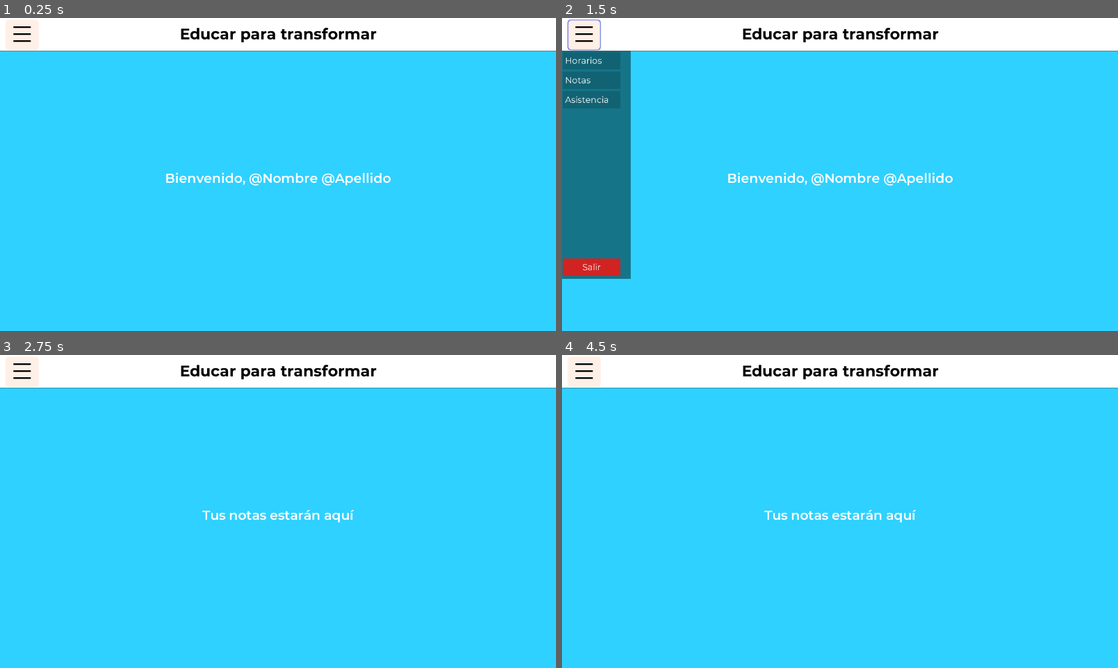
Above: before the commit, frames 1-4 (two rows, left to right).
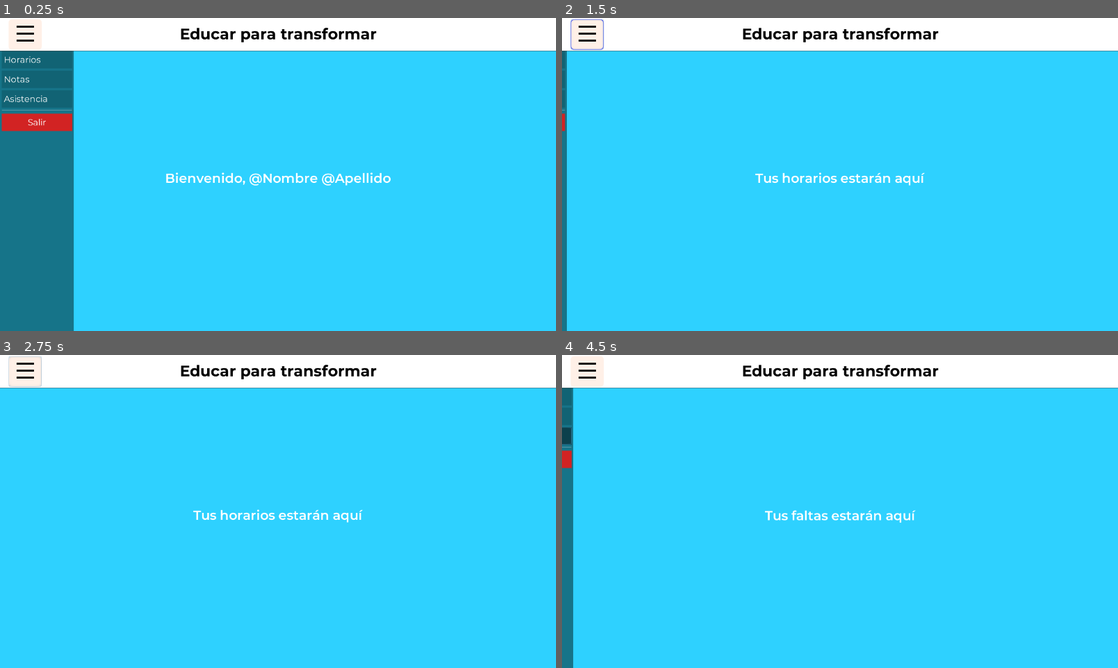
Above: after the commit, the same moments.

Repository: Matias-Barboza/DesktopAppEducarParaTransformar
Game: Godot game, scene res://Pantallas/PantallaEstudiante.tscn
The game is run twice, just before and just after one commit, with the same random seed, the same clock (stepped at 60 frames per second) and the same inputs. The project has no main scene, so this scene is started directly.
Inputs (mouse positions are in pixels of both pictures, inside the frame that each line leads up to; where the layout moved, square brackets give the same spot in the first picture):
- Up to frame 1 (0.25 s): no input
- Up to frame 2 (1.5 s): click (600, 58) at 0.5 s, where only the run after the commit has a clickable "Horarios"; click (589, 33) [584, 33] at 1.25 s
- Up to frame 3 (2.75 s): click (55, 417) at 2 s, where only the run before the commit has a clickable "Notas"
- Up to frame 4 (4.5 s): tap Enter at 2.75 s; hold Q (abc123) 2.78-3.5 s; click (600, 436) at 3.5 s, where only the run after the commit has a clickable "Asistencia"; tap Space at 4.25 s; tap Q (abc123) at 4.35 s

The runs differ from the first frame. In frame 1, 12% of the frame differs, in the area x 0-14%, y 2-100%; in frame 2, 9.6%; in frame 3, 0.6%; in frame 4, 2.2%.

Commit message:
Cambios pantallas

Diff:
--- a/Pantallas/BoletinDeNotas.tscn
+++ b/Pantallas/BoletinDeNotas.tscn
@@ -95,7 +95,7 @@
 align = 1
 valign = 1
 
-[node name="Panel2" type="Panel" parent="."]
+[node name="PanelNotas" type="Panel" parent="."]
 anchor_left = 0.064
 anchor_top = 0.127
 anchor_right = 0.935
@@ -104,9 +104,9 @@
 margin_top = -0.200005
 margin_right = -0.440063
 margin_bottom = 1.0
-custom_styles/panel = SubResource( 6 )
-
-[node name="HSeparator" type="HSeparator" parent="Panel2"]
+custom_styles/panel = SubResource( 25 )
+
+[node name="HSeparator" type="HSeparator" parent="PanelNotas"]
 anchor_left = 0.087
 anchor_top = 0.076
 anchor_right = 0.926
@@ -116,7 +116,7 @@
 margin_right = -0.06604
 margin_bottom = -0.100002
 
-[node name="HSeparator3" type="HSeparator" parent="Panel2"]
+[node name="HSeparator3" type="HSeparator" parent="PanelNotas"]
 anchor_left = 0.087
 anchor_top = 0.192
 anchor_right = 0.926
@@ -125,7 +125,7 @@
 margin_top = 0.199997
 margin_right = -0.06604
 
-[node name="HSeparator2" type="HSeparator" parent="Panel2"]
+[node name="HSeparator2" type="HSeparator" parent="PanelNotas"]
 anchor_left = 0.088
 anchor_top = 0.922
 anchor_right = 0.926
@@ -135,7 +135,7 @@
 margin_right = -0.06604
 margin_bottom = -0.150024
 
-[node name="VSeparator" type="VSeparator" parent="Panel2"]
+[node name="VSeparator" type="VSeparator" parent="PanelNotas"]
 anchor_left = 0.086
 anchor_top = 0.078
 anchor_right = 0.091
@@ -145,7 +145,7 @@
 margin_right = -0.0810013
 margin_bottom = -0.0500183
 
-[node name="VSeparator3" type="VSeparator" parent="Panel2"]
+[node name="VSeparator3" type="VSeparator" parent="PanelNotas"]
 anchor_left = 0.29
 anchor_top = 0.078
 anchor_right = 0.294
@@ -155,7 +155,7 @@
 margin_right = 0.04599
 margin_bottom = -0.0500183
 
-[node name="VSeparator4" type="VSeparator" parent="Panel2"]
+[node name="VSeparator4" type="VSeparator" parent="PanelNotas"]
 anchor_left = 0.489
 anchor_top = 0.078
 anchor_right = 0.494
@@ -165,7 +165,7 @@
 margin_right = -0.154022
 margin_bottom = -0.0500183
 
-[node name="VSeparator5" type="VSeparator" parent="Panel2"]
+[node name="VSeparator5" type="VSeparator" parent="PanelNotas"]
 anchor_left = 0.71
 anchor_top = 0.078
 anchor_right = 0.715
@@ -175,7 +175,7 @@
 margin_right = -0.0650024
 margin_bottom = -0.0500183
 
-[node name="VSeparator2" type="VSeparator" parent="Panel2"]
+[node name="VSeparator2" type="VSeparator" parent="PanelNotas"]
 anchor_left = 0.924
 anchor_top = 0.078
 anchor_right = 0.928
@@ -185,7 +185,7 @@
 margin_right = 0.151978
 margin_bottom = -41.0
 
-[node name="Label" type="Label" parent="Panel2"]
+[node name="LabelMateria" type="Label" parent="PanelNotas"]
 anchor_left = 0.088
 anchor_top = 0.079
 anchor_right = 0.29
@@ -203,7 +203,7 @@
 "_edit_use_anchors_": true
 }
 
-[node name="Label2" type="Label" parent="Panel2"]
+[node name="LabelPrimerTri" type="Label" parent="PanelNotas"]
 anchor_left = 0.291
 anchor_top = 0.079
 anchor_right = 0.491
@@ -213,16 +213,16 @@
 margin_right = -15.481
 margin_bottom = -6.37501
 custom_colors/font_color = Color( 0, 0, 0, 1 )
-custom_fonts/font = SubResource( 9 )
+custom_fonts/font = SubResource( 28 )
 text = "Primer
- cuatrimestre"
+ trimestre"
 align = 1
 valign = 1
 __meta__ = {
 "_edit_use_anchors_": true
 }
 
-[node name="Label3" type="Label" parent="Panel2"]
+[node name="LabelSegundoTri" type="Label" parent="PanelNotas"]
 anchor_left = 0.492
 anchor_top = 0.08
 anchor_right = 0.711
@@ -234,14 +234,14 @@
 custom_colors/font_color = Color( 0, 0, 0, 1 )
 custom_fonts/font = SubResource( 11 )
 text = "Segundo
- cuatrimestre"
+ trimestre"
 align = 1
 valign = 1
 __meta__ = {
 "_edit_use_anchors_": true
 }
 
-[node name="Label4" type="Label" parent="Panel2"]
+[node name="LabelTercerTri" type="Label" parent="PanelNotas"]
 anchor_left = 0.712
 anchor_top = 0.079
 anchor_right = 0.925
@@ -253,7 +253,7 @@
 custom_colors/font_color = Color( 0, 0, 0, 1 )
 custom_fonts/font = SubResource( 13 )
 text = "Tercer
- cuatrimestre"
+ trimestre"
 align = 1
 valign = 1
 __meta__ = {
--- a/Pantallas/PantallaEstudiante.tscn
+++ b/Pantallas/PantallaEstudiante.tscn
@@ -11,7 +11,7 @@
 length = 0.3
 step = 0.01
 tracks/0/type = "value"
-tracks/0/path = NodePath("PanelLateral:rect_size")
+tracks/0/path = NodePath("PanelLateral:rect_position")
 tracks/0/interp = 1
 tracks/0/loop_wrap = true
 tracks/0/imported = false
@@ -20,55 +20,7 @@
 "times": PoolRealArray( 0, 0.3 ),
 "transitions": PoolRealArray( 1, 1 ),
 "update": 0,
-"values": [ Vector2( 0, 524 ), Vector2( 258, 524 ) ]
-}
-tracks/1/type = "value"
-tracks/1/path = NodePath("PanelLateral/VBoxContainer:visible")
-tracks/1/interp = 1
-tracks/1/loop_wrap = true
-tracks/1/imported = false
-tracks/1/enabled = true
-tracks/1/keys = {
-"times": PoolRealArray( 0, 0.12 ),
-"transitions": PoolRealArray( 1, 1 ),
-"update": 1,
-"values": [ false, true ]
-}
-tracks/2/type = "value"
-tracks/2/path = NodePath("PanelLateral/VBoxContainer:rect_size")
-tracks/2/interp = 1
-tracks/2/loop_wrap = true
-tracks/2/imported = false
-tracks/2/enabled = true
-tracks/2/keys = {
-"times": PoolRealArray( 0.12, 0.3 ),
-"transitions": PoolRealArray( 1, 1 ),
-"update": 0,
-"values": [ Vector2( 66, 130 ), Vector2( 254, 130 ) ]
-}
-tracks/3/type = "value"
-tracks/3/path = NodePath("PanelLateral/ButtonSalir:visible")
-tracks/3/interp = 1
-tracks/3/loop_wrap = true
-tracks/3/imported = false
-tracks/3/enabled = true
-tracks/3/keys = {
-"times": PoolRealArray( 0, 0.12 ),
-"transitions": PoolRealArray( 1, 1 ),
-"update": 1,
-"values": [ false, true ]
-}
-tracks/4/type = "value"
-tracks/4/path = NodePath("PanelLateral/ButtonSalir:rect_size")
-tracks/4/interp = 1
-tracks/4/loop_wrap = true
-tracks/4/imported = false
-tracks/4/enabled = true
-tracks/4/keys = {
-"times": PoolRealArray( 0.12, 0.3 ),
-"transitions": PoolRealArray( 1, 1 ),
-"update": 0,
-"values": [ Vector2( 66, 40 ), Vector2( 254, 40 ) ]
+"values": [ Vector2( -260, 76 ), Vector2( 0, 76 ) ]
 }
 
 [sub_resource type="Animation" id=6]
@@ -76,7 +28,7 @@
 length = 0.3
 step = 0.01
 tracks/0/type = "value"
-tracks/0/path = NodePath("PanelLateral:rect_size")
+tracks/0/path = NodePath("PanelLateral:rect_position")
 tracks/0/interp = 1
 tracks/0/loop_wrap = true
 tracks/0/imported = false
@@ -85,55 +37,7 @@
 "times": PoolRealArray( 0, 0.3 ),
 "transitions": PoolRealArray( 1, 1 ),
 "update": 0,
-"values": [ Vector2( 258, 524 ), Vector2( 0, 524 ) ]
-}
-tracks/1/type = "value"
-tracks/1/path = NodePath("PanelLateral/VBoxContainer:visible")
-tracks/1/interp = 1
-tracks/1/loop_wrap = true
-tracks/1/imported = false
-tracks/1/enabled = true
-tracks/1/keys = {
-"times": PoolRealArray( 0, 0.18 ),
-"transitions": PoolRealArray( 1, 1 ),
-"update": 1,
-"values": [ true, false ]
-}
-tracks/2/type = "value"
-tracks/2/path = NodePath("PanelLateral/VBoxContainer:rect_size")
-tracks/2/interp = 1
-tracks/2/loop_wrap = true
-tracks/2/imported = false
-tracks/2/enabled = true
-tracks/2/keys = {
-"times": PoolRealArray( 0, 0.18 ),
-"transitions": PoolRealArray( 1, 1 ),
-"update": 0,
-"values": [ Vector2( 254, 130 ), Vector2( 66, 130 ) ]
-}
-tracks/3/type = "value"
-tracks/3/path = NodePath("PanelLateral/ButtonSalir:visible")
-tracks/3/interp = 1
-tracks/3/loop_wrap = true
-tracks/3/imported = false
-tracks/3/enabled = true
-tracks/3/keys = {
-"times": PoolRealArray( 0, 0.18 ),
-"transitions": PoolRealArray( 1, 1 ),
-"update": 1,
-"values": [ true, false ]
-}
-tracks/4/type = "value"
-tracks/4/path = NodePath("PanelLateral/ButtonSalir:rect_size")
-tracks/4/interp = 1
-tracks/4/loop_wrap = true
-tracks/4/imported = false
-tracks/4/enabled = true
-tracks/4/keys = {
-"times": PoolRealArray( 0, 0.18 ),
-"transitions": PoolRealArray( 1, 1 ),
-"update": 0,
-"values": [ Vector2( 254, 40 ), Vector2( 66, 40 ) ]
+"values": [ Vector2( 0, 76 ), Vector2( -260, 76 ) ]
 }
 
 [sub_resource type="StyleBoxFlat" id=4]
@@ -183,7 +87,35 @@
 size = 30
 font_data = ExtResource( 4 )
 
-[sub_resource type="StyleBoxFlat" id=11]
+[sub_resource type="StyleBoxFlat" id=25]
+bg_color = Color( 1, 1, 1, 1 )
+
+[sub_resource type="DynamicFont" id=26]
+size = 29
+font_data = ExtResource( 4 )
+
+[sub_resource type="DynamicFontData" id=27]
+font_path = "res://Recursos/Montserrat-SemiBold.ttf"
+
+[sub_resource type="DynamicFont" id=28]
+size = 19
+font_data = SubResource( 27 )
+
+[sub_resource type="DynamicFontData" id=10]
+font_path = "res://Recursos/Montserrat-SemiBold.ttf"
+
+[sub_resource type="DynamicFont" id=11]
+size = 19
+font_data = SubResource( 10 )
+
+[sub_resource type="DynamicFontData" id=12]
+font_path = "res://Recursos/Montserrat-SemiBold.ttf"
+
+[sub_resource type="DynamicFont" id=13]
+size = 19
+font_data = SubResource( 12 )
+
+[sub_resource type="StyleBoxFlat" id=29]
 bg_color = Color( 0.0666667, 0.376471, 0.439216, 0.823529 )
 
 [sub_resource type="DynamicFont" id=23]
@@ -257,6 +189,8 @@
 [node name="PantallaEstudiante" type="Control"]
 anchor_right = 1.0
 anchor_bottom = 1.0
+grow_horizontal = 2
+grow_vertical = 2
 script = ExtResource( 2 )
 
 [node name="ColorRectFondo" type="ColorRect" parent="."]
@@ -274,10 +208,10 @@
 custom_styles/panel = SubResource( 4 )
 
 [node name="ButtonMenuDesplegable" type="Button" parent="PanelSuperior"]
-margin_left = 13.0
-margin_top = 4.0
-margin_right = 89.0
-margin_bottom = 74.0
+margin_left = 20.0
+margin_top = 3.0
+margin_right = 96.0
+margin_bottom = 73.0
 custom_styles/hover = SubResource( 3 )
 custom_styles/pressed = SubResource( 1 )
 custom_styles/normal = SubResource( 2 )
@@ -304,14 +238,12 @@
 margin_bottom = 78.0
 
 [node name="PanelBienvenida" type="Panel" parent="."]
-anchor_left = 0.5
-anchor_top = 0.5
-anchor_right = 0.5
-anchor_bottom = 0.5
-margin_left = -511.0
-margin_top = -224.0
-margin_right = 511.0
-margin_bottom = 300.0
+anchor_right = 1.0
+anchor_bottom = 1.0
+margin_left = 449.0
+margin_top = 316.0
+margin_right = -449.0
+margin_bottom = -240.0
 custom_styles/panel = SubResource( 8 )
 
 [node name="LabelBienvenida" type="Label" parent="PanelBienvenida"]
@@ -330,14 +262,12 @@
 
 [node name="PanelHorarios" type="Panel" parent="."]
 visible = false
-anchor_left = 0.5
-anchor_top = 0.5
-anchor_right = 0.5
-anchor_bottom = 0.5
-margin_left = -511.0
-margin_top = -224.0
-margin_right = 511.0
-margin_bottom = 300.0
+anchor_right = 1.0
+anchor_bottom = 1.0
+margin_left = 449.0
+margin_top = 316.0
+margin_right = -449.0
+margin_bottom = -240.0
 custom_styles/panel = SubResource( 8 )
 
 [node name="LabelHorarios" type="Label" parent="PanelHorarios"]
@@ -356,40 +286,176 @@
 
 [node name="PanelNotas" type="Panel" parent="."]
 visible = false
-anchor_left = 0.5
-anchor_top = 0.5
-anchor_right = 0.5
-anchor_bottom = 0.5
-margin_left = -511.0
-margin_top = -224.0
-margin_right = 511.0
-margin_bottom = 300.0
-custom_styles/panel = SubResource( 8 )
-
-[node name="LabelNotas" type="Label" parent="PanelNotas"]
-anchor_left = 0.5
-anchor_top = 0.5
-anchor_right = 0.5
-anchor_bottom = 0.5
-margin_left = -174.0
-margin_top = -49.0
-margin_right = 174.0
-margin_bottom = -11.0
-custom_fonts/font = SubResource( 9 )
-text = "Tus notas estarán aquí"
-align = 1
-valign = 1
+anchor_right = 1.0
+anchor_bottom = 1.0
+margin_left = 123.344
+margin_top = 115.0
+margin_right = -125.24
+margin_bottom = -20.96
+custom_styles/panel = SubResource( 25 )
+
+[node name="HSeparator" type="HSeparator" parent="PanelNotas"]
+anchor_left = 0.087
+anchor_top = 0.076
+anchor_right = 0.926
+anchor_bottom = 0.084
+margin_left = 0.482994
+margin_top = 0.0999985
+margin_right = -0.06604
+margin_bottom = -0.100002
+
+[node name="HSeparator3" type="HSeparator" parent="PanelNotas"]
+anchor_left = 0.087
+anchor_top = 0.192
+anchor_right = 0.926
+anchor_bottom = 0.2
+margin_left = 0.482994
+margin_top = 0.199997
+margin_right = -0.06604
+
+[node name="HSeparator2" type="HSeparator" parent="PanelNotas"]
+anchor_left = 0.088
+anchor_top = 0.922
+anchor_right = 0.926
+anchor_bottom = 0.926
+margin_left = -0.408005
+margin_top = -2.05002
+margin_right = -0.06604
+margin_bottom = -0.150024
+
+[node name="VSeparator" type="VSeparator" parent="PanelNotas"]
+anchor_left = 0.086
+anchor_top = 0.078
+anchor_right = 0.091
+anchor_bottom = 0.922
+margin_left = 0.374001
+margin_top = 0.0499992
+margin_right = -0.0810013
+margin_bottom = -0.0500183
+
+[node name="VSeparator3" type="VSeparator" parent="PanelNotas"]
+anchor_left = 0.29
+anchor_top = 0.078
+anchor_right = 0.294
+anchor_bottom = 0.922
+margin_left = -0.390015
+margin_top = 0.0499992
+margin_right = 0.04599
+margin_bottom = -0.0500183
+
+[node name="VSeparator4" type="VSeparator" parent="PanelNotas"]
+anchor_left = 0.489
+anchor_top = 0.078
+anchor_right = 0.494
+anchor_bottom = 0.922
+margin_left = 0.300995
+margin_top = 0.0499992
+margin_right = -0.154022
+margin_bottom = -0.0500183
+
+[node name="VSeparator5" type="VSeparator" parent="PanelNotas"]
+anchor_left = 0.71
+anchor_top = 0.078
+anchor_right = 0.715
+anchor_bottom = 0.922
+margin_left = 0.389954
+margin_top = 0.0499992
+margin_right = -0.0650024
+margin_bottom = -0.0500183
+
+[node name="VSeparator2" type="VSeparator" parent="PanelNotas"]
+anchor_left = 0.924
+anchor_top = 0.078
+anchor_right = 0.928
+anchor_bottom = 1.0
+margin_left = -0.283997
+margin_top = 0.0499992
+margin_right = 0.151978
+margin_bottom = -41.0
+
+[node name="LabelMateria" type="Label" parent="PanelNotas"]
+anchor_left = 0.088
+anchor_top = 0.079
+anchor_right = 0.29
+anchor_bottom = 0.196
+margin_left = 5.592
+margin_top = 6.525
+margin_right = -16.39
+margin_bottom = -6.9
+custom_colors/font_color = Color( 0, 0, 0, 1 )
+custom_fonts/font = SubResource( 26 )
+text = "Materias"
+align = 1
+valign = 1
+__meta__ = {
+"_edit_use_anchors_": true
+}
+
+[node name="LabelPrimerTri" type="Label" parent="PanelNotas"]
+anchor_left = 0.291
+anchor_top = 0.079
+anchor_right = 0.491
+anchor_bottom = 0.195
+margin_left = 4.71899
+margin_top = 6.525
+margin_right = -15.481
+margin_bottom = -6.37501
+custom_colors/font_color = Color( 0, 0, 0, 1 )
+custom_fonts/font = SubResource( 28 )
+text = "Primer
+ trimestre"
+align = 1
+valign = 1
+__meta__ = {
+"_edit_use_anchors_": true
+}
+
+[node name="LabelSegundoTri" type="Label" parent="PanelNotas"]
+anchor_left = 0.492
+anchor_top = 0.08
+anchor_right = 0.711
+anchor_bottom = 0.195
+margin_left = 9.62799
+margin_top = 6.0
+margin_right = -27.501
+margin_bottom = -3.37501
+custom_colors/font_color = Color( 0, 0, 0, 1 )
+custom_fonts/font = SubResource( 11 )
+text = "Segundo
+ trimestre"
+align = 1
+valign = 1
+__meta__ = {
+"_edit_use_anchors_": true
+}
+
+[node name="LabelTercerTri" type="Label" parent="PanelNotas"]
+anchor_left = 0.712
+anchor_top = 0.079
+anchor_right = 0.925
+anchor_bottom = 0.194
+margin_left = 3.60797
+margin_top = 6.525
+margin_right = -28.175
+margin_bottom = -2.85001
+custom_colors/font_color = Color( 0, 0, 0, 1 )
+custom_fonts/font = SubResource( 13 )
+text = "Tercer
+ trimestre"
+align = 1
+valign = 1
+__meta__ = {
+"_edit_use_anchors_": true
+}
 
 [node name="PanelAsistencia" type="Panel" parent="."]
 visible = false
-anchor_left = 0.5
-anchor_top = 0.5
-anchor_right = 0.5
-anchor_bottom = 0.5
-margin_left = -511.0
-margin_top = -224.0
-margin_right = 511.0
-margin_bottom = 300.0
+anchor_right = 1.0
+anchor_bottom = 1.0
+margin_left = 449.0
+margin_top = 316.0
+margin_right = -449.0
+margin_bottom = -240.0
 custom_styles/panel = SubResource( 8 )
 
 [node name="LabelAsistencia" type="Label" parent="PanelAsistencia"]
@@ -407,21 +473,23 @@
 valign = 1
 
 [node name="PanelLateral" type="Panel" parent="."]
-anchor_bottom = 1.0
+anchor_right = 0.132
+anchor_bottom = 0.886
 margin_top = 76.0
-margin_bottom = -480.0
-custom_styles/panel = SubResource( 11 )
+margin_right = 0.559998
+margin_bottom = 123.12
+custom_styles/panel = SubResource( 29 )
 
 [node name="VBoxContainer" type="VBoxContainer" parent="PanelLateral"]
-visible = false
-margin_left = 2.0
-margin_top = 2.0
-margin_right = 103.0
-margin_bottom = 132.0
+anchor_right = 1.0
+anchor_bottom = 1.0
+margin_left = 4.0
+margin_right = -3.0
+margin_bottom = -222.0
 custom_constants/separation = 5
 
 [node name="ButtonHorarios" type="Button" parent="PanelLateral/VBoxContainer"]
-margin_right = 101.0
+margin_right = 247.0
 margin_bottom = 40.0
 rect_min_size = Vector2( 0, 40 )
 custom_colors/font_color = Color( 1, 1, 1, 1 )
@@ -430,13 +498,13 @@
 custom_fonts/font = SubResource( 23 )
 custom_styles/hover = SubResource( 16 )
 custom_styles/pressed = SubResource( 19 )
-custom_styles/normal = SubResource( 10 )
+custom_styles/normal = SubResource( 30 )
 text = " Horarios"
 align = 0
 
 [node name="ButtonNotas" type="Button" parent="PanelLateral/VBoxContainer"]
 margin_top = 45.0
-margin_right = 101.0
+margin_right = 247.0
 margin_bottom = 85.0
 rect_min_size = Vector2( 0, 40 )
 custom_colors/font_color = Color( 1, 1, 1, 1 )
@@ -445,13 +513,13 @@
 custom_fonts/font = SubResource( 23 )
 custom_styles/hover = SubResource( 17 )
 custom_styles/pressed = SubResource( 20 )
-custom_styles/normal = SubResource( 12 )
+custom_styles/normal = SubResource( 31 )
 text = " Notas"
 align = 0
 
 [node name="ButtonAsistencia" type="Button" parent="PanelLateral/VBoxContainer"]
 margin_top = 90.0
-margin_right = 101.0
+margin_right = 247.0
 margin_bottom = 130.0
 rect_min_size = Vector2( 0, 40 )
 custom_colors/font_color = Color( 1, 1, 1, 1 )
@@ -460,16 +528,19 @@
 custom_fonts/font = SubResource( 23 )
 custom_styles/hover = SubResource( 15 )
 custom_styles/pressed = SubResource( 21 )
-custom_styles/normal = SubResource( 13 )
+custom_styles/normal = SubResource( 32 )
 text = " Asistencia"
 align = 0
 
-[node name="ButtonSalir" type="Button" parent="PanelLateral"]
-visible = false
-margin_left = 2.0
-margin_top = 477.0
-margin_right = 102.182
-margin_bottom = 517.0
+[node name="HSeparator" type="HSeparator" parent="PanelLateral/VBoxContainer"]
+margin_top = 135.0
+margin_right = 247.0
+margin_bottom = 139.0
+
+[node name="ButtonSalir" type="Button" parent="PanelLateral/VBoxContainer"]
+margin_top = 144.0
+margin_right = 247.0
+margin_bottom = 184.0
 rect_min_size = Vector2( 0, 40 )
 custom_colors/font_color = Color( 1, 1, 1, 1 )
 custom_colors/font_color_hover = Color( 1, 1, 1, 1 )
Not shown: 2 places in Pantallas/BoletinDeNotas.tscn that only renumber resources
Not shown: 4 places in Pantallas/PantallaEstudiante.tscn that only renumber resources
